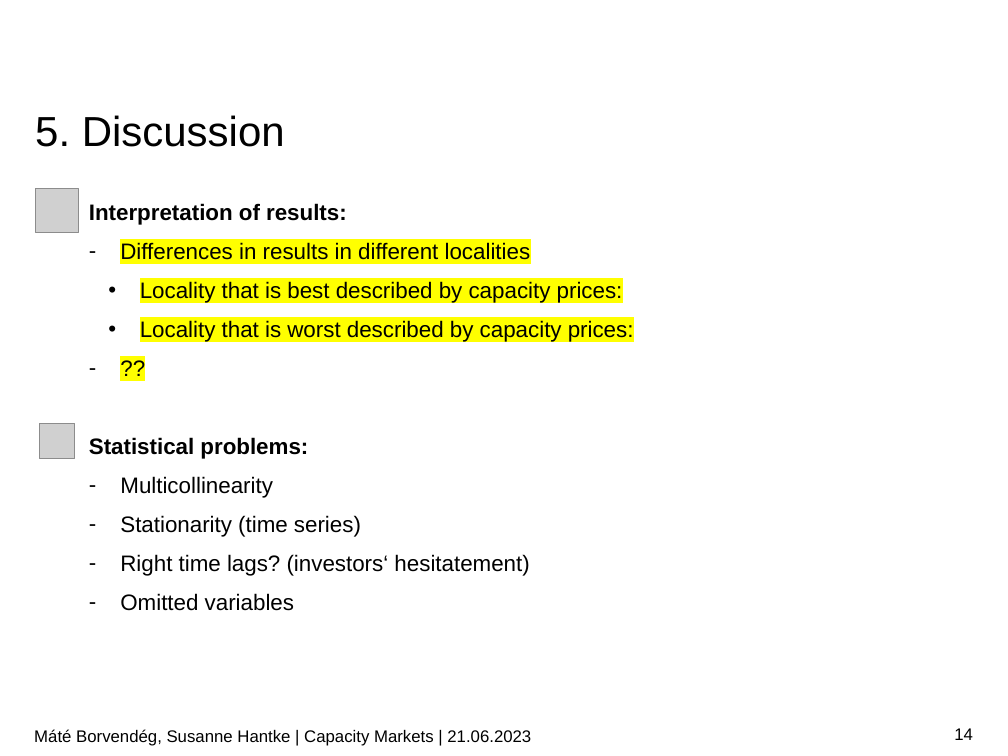
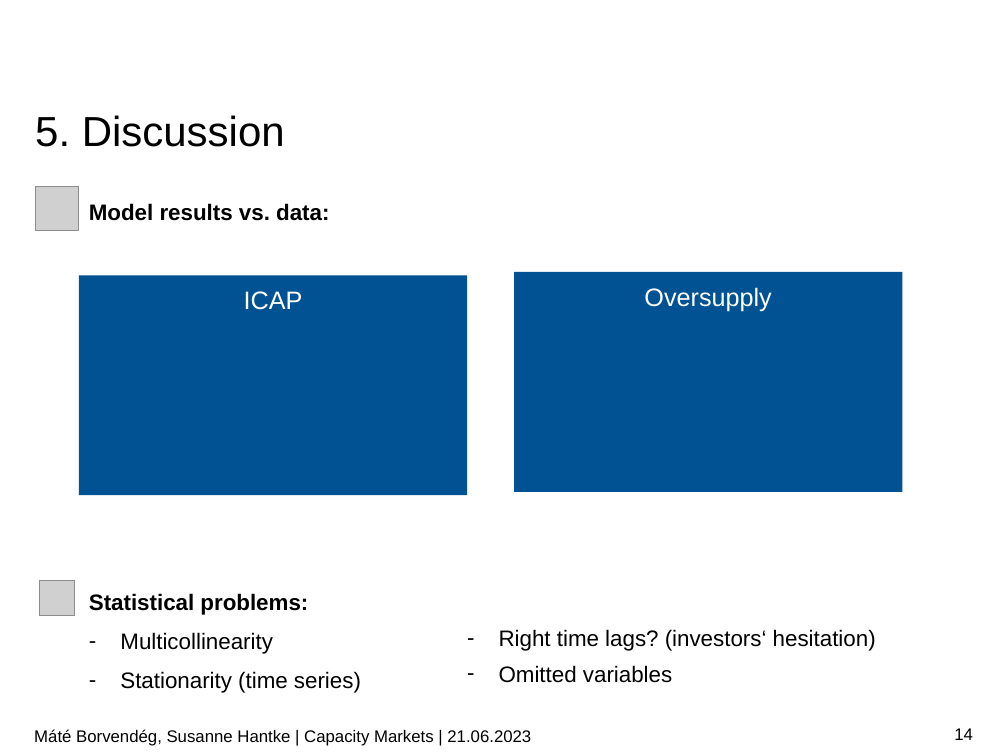
Before and after one commit to borvendegmate/tum_power_system_economics, a slide deck: slide 14 of Final_Presentation_Borvendeg_Hantke.pptx. Drawn at 1008x756 pixels with LibreOffice and Linux fonts; fonts in the diff are those of the drawing; grey boxes stand for pictures; background and template pictures are left out. Boxes give left, top, right and bottom in pixels: in the first picture for what was removed or moved away, otherwise in the second. Text is boxed around its words. In the diff, an @@ line names an element or a change of style, - is before the commit and + after.

```diff
--- a/Final_Presentation_Borvendeg_Hantke.pptx
+++ b/Final_Presentation_Borvendeg_Hantke.pptx
@@ text at (89, 203, 329, 221): text changed; bold on @@
-Interpretation of results:
-– Differences in results in different localities
-  • Locality that is best described by capacity prices:
-  • Locality that is worst described by capacity prices:
-– ??
+Model results vs. data:
@@ rectangle added at (79, 275, 467, 495), fill #005293, 18 pt, text #FFFFFF @@
+ICAP
@@ rectangle added at (514, 272, 902, 492), fill #005293, 18 pt, text #FFFFFF @@
+Oversupply
@@ text at (120, 554, 529, 611): paragraphs removed @@
-– Right time lags? (investors‘ hesitatement)
-– Omitted variables
@@ picture: place and size @@
-picture at (39, 423, 75, 459)
+picture at (39, 580, 75, 615)
@@ text added at (499, 629, 876, 683), 16 pt, text #000000 @@
+– Right time lags? (investors‘ hesitation)
+– Omitted variables
```
Also in this commit, not shown: 3 other slides changed, 1 other file.
